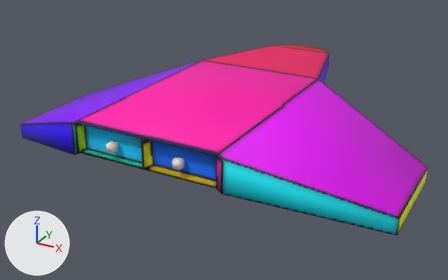
The OBJ model Assets/Meshes/Ship1/hull.obj as it was, and as the next commit left it.
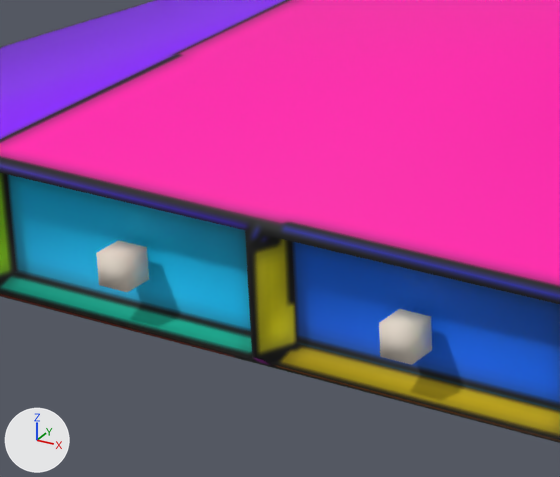
There are two pictures of each version: one whole from a 50 mm lens placed at (4.0, -7.34, 3.26), pointed at (-0.16, 0.23, -0.52), one close up on the part from 19% to 48% of the width and 30% to 70% of the height. The lights are fixed; the arrows at lower left show +X, +Y and +Z. Where no turn or scale is listed for an object, it has been applied to the vertices.

Names of what the first close-up shows: 'Cube1', 'node_engine1', 'node_engine2'.
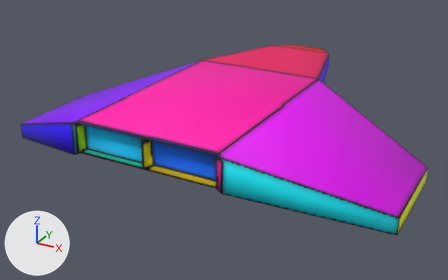
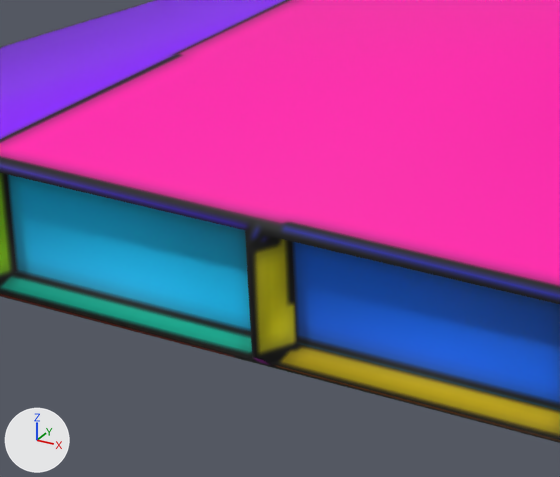
Scene script edits in JSON lines:
```json
{"op": "remove", "block": "ob_node_engine1", "code": ["ob_node_engine1 = bpy.data.objects.new('node_engine1', me_node_engine1)", "ob_node_engine1.location = (0.0, 0.0, 0.0)"]}
{"op": "remove", "block": "ob_node_engine2", "code": ["ob_node_engine2 = bpy.data.objects.new('node_engine2', me_node_engine2)", "ob_node_engine2.location = (0.0, 0.0, 0.0)"]}
```

Where the change shows, as pixel boxes [x1, y1, x2, y2] in the close-ups (560 x 477 px):
```json
{"object": "node_engine2", "change": "deleted", "before": [379, 309, 432, 365]}
{"object": "node_engine1", "change": "deleted", "before": [96, 240, 149, 292]}
```
